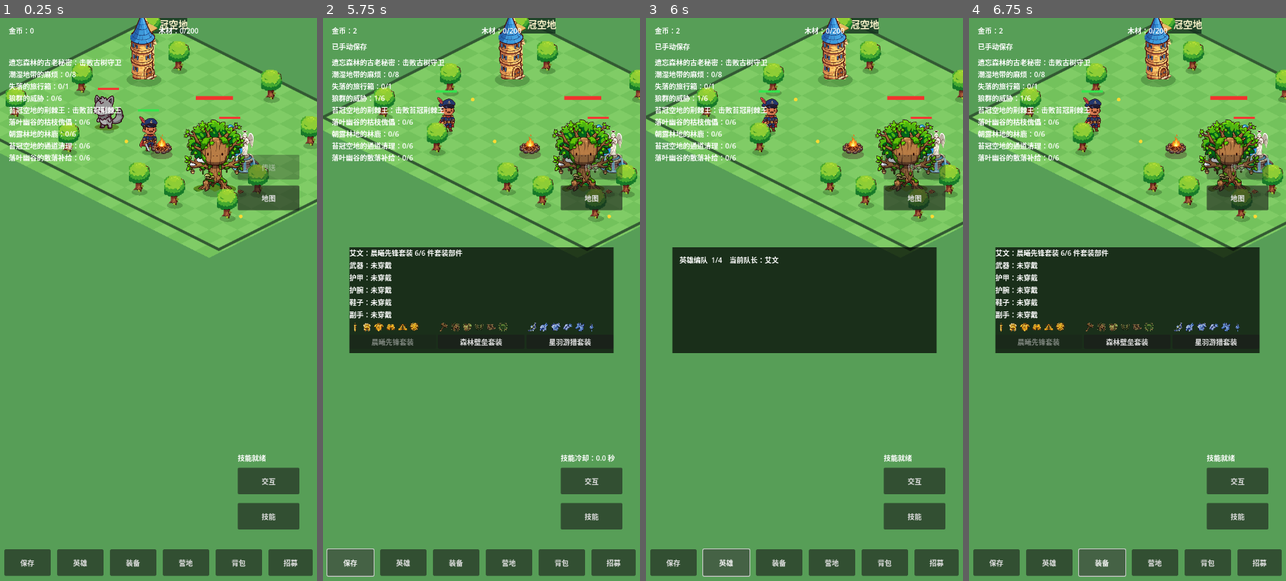
Above: before the commit, frames 1-4 (left to right).
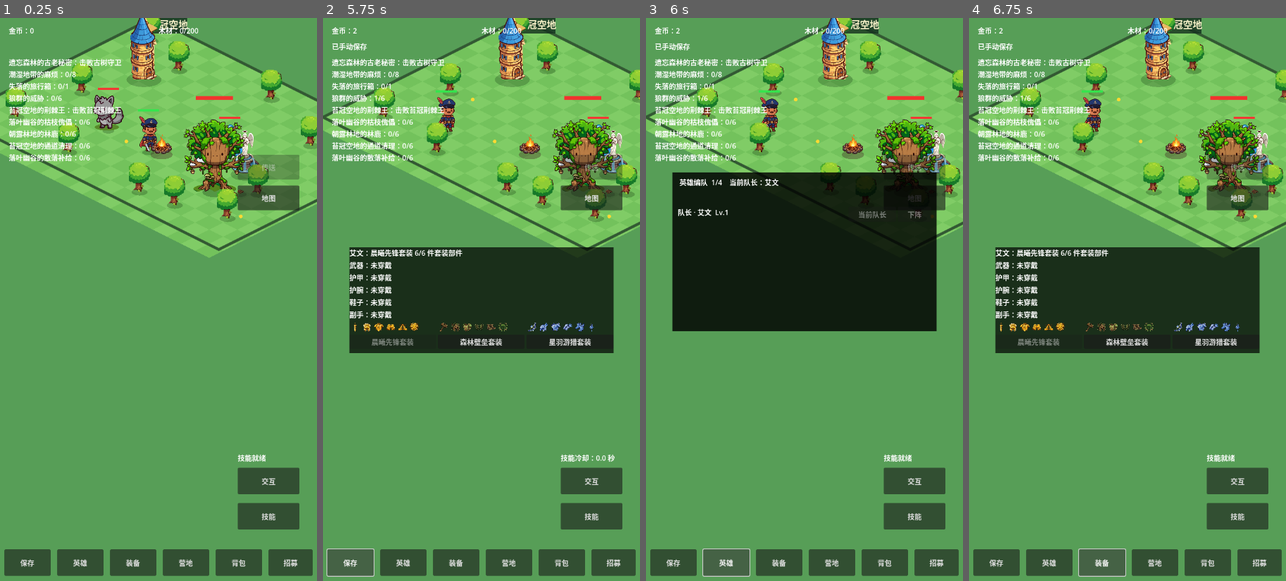
Above: after the commit, the same moments.

Repository: oneyi53/game
Game: Godot game, scene res://scenes/main.tscn
Same seed, same stepped clock (60 frames per second), same inputs: the game is played once before the commit and once after it.
Inputs (mouse positions are in pixels of both pictures, inside the frame that each line leads up to):
- Up to frame 1 (0.25 s): no input
- Up to frame 2 (5.75 s): tap Enter at 0.5 s; move the mouse to (465, 412) at 0.52 s; hold Up (ui_up) 0.53-1.25 s; tap E at 0.6 s; click (465, 412) at 0.67 s; tap Space at 0.77 s; drag from (576, 383) to (465, 412) at 1.27 s; move the mouse to (386, 215) at 2.02 s; hold Left (ui_left) 2.03-2.75 s; tap Q at 2.1 s; drag from (497, 299) to (386, 215) at 2.77 s; click "技能" at 3.5 s; click "交互" at 4.25 s; click "保存" at 5 s
- Up to frame 3 (6 s): click "英雄" at 5.75 s
- Up to frame 4 (6.75 s): click "装备" at 6.5 s

Frames 1-2 are identical in both runs. In frame 3, 15% of the frame differs, in the area x 8-92%, y 27-60%; in frame 4, nothing differs.

Commit message:
ui: add formation roster controls

Diff:
--- a/scenes/main.tscn
+++ b/scenes/main.tscn
@@ -160,21 +160,33 @@
 script = ExtResource("5_panel")
 visible = false
 offset_left = 60.0
-offset_top = 520.0
-offset_right = 660.0
-offset_bottom = 760.0
+offset_top = 350.0
+offset_right = 660.0
+offset_bottom = 710.0
 
 [node name="PanelBackground" type="ColorRect" parent="UI/HeroPanel"]
 offset_right = 600.0
-offset_bottom = 240.0
-color = Color(0, 0, 0, 0.7)
+offset_bottom = 360.0
+color = Color(0, 0, 0, 0.82)
 
 [node name="PanelLabel" type="RichTextLabel" parent="UI/HeroPanel"]
 offset_left = 16.0
-offset_top = 16.0
-offset_right = 584.0
-offset_bottom = 224.0
-bbcode_enabled = false
+offset_top = 10.0
+offset_right = 584.0
+offset_bottom = 70.0
+bbcode_enabled = false
+
+[node name="FormationScroll" type="ScrollContainer" parent="UI/HeroPanel"]
+offset_left = 12.0
+offset_top = 78.0
+offset_right = 588.0
+offset_bottom = 350.0
+horizontal_scroll_mode = 0
+
+[node name="FormationList" type="VBoxContainer" parent="UI/HeroPanel/FormationScroll"]
+layout_mode = 2
+size_flags_horizontal = 3
+
 
 [node name="EquipPanel" type="Control" parent="UI"]
 script = ExtResource("7_equip")
